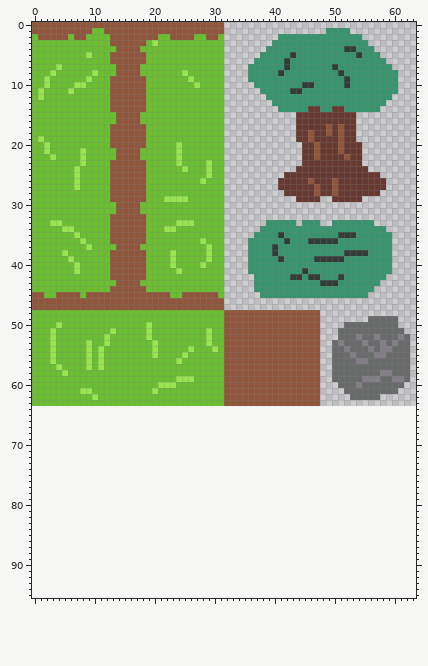
Two states of a pixel-art file, Assets/GroundSprites.aseprite. That is the earlier state.
64x64 pixels, 1 frame. The old version is drawn lined up with the new one, on the new canvas.
New version:
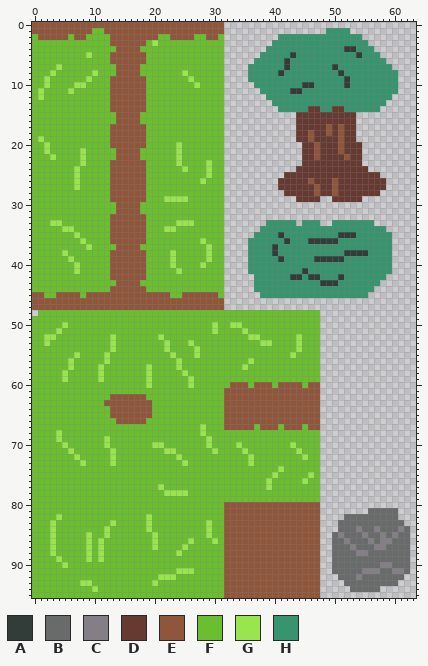
Palette (. is transparent): A #323c39  B #696a6a  C #847e87  D #663931  E #8f563b  F #6abe30  G #99e550  H #37946e
Difference:
canvas 64x64 -> 64x96
Changed rows in their new state; - is an unchanged pixel.
first column x 0:
48 .-------------------------------FFFFFFFFFFFFFFFF---------------
49 --------------------------------FFFFFFFFFFFFFFFF--------.....--
50 ----FG-------------F----------G-FGGFFFFFFFFFFFFF----.........--
51 ---FG--------F-----F---------FG-FFFGFFFFFFFFFFFF---...........-
52 --G---------FG-----F-G-------F--FFFFGGFFFFFFGFFF---............
53 --GF-----F--FG------F-G---G--F--FFFFFFGGFFFFGFFF--.............
54 ---F-----F-F-G------F-G---FG--F-FFFFFFFFFFFFGFFF--.............
55 ---F---G-F-FG-------F--G-F-G----FFFFFFFFFFFGFFFF--.............
56 ---F--G--F-FG-------------------FFFFGFFFFFFFFFFF--.............
57 ----F-G--F---------G----G-------FFFGFFFFFFFFFFFF--.............
58 -----------G-------G-----G------FFFFFFFFFFFFFFFF--.............
59 -----G-----G-------G----FF------FFFFFFFFFFFFFFFF--.............
60 -------------------G-FFF--G-----F---F---F----F-----...........-
61 --------FF----------F-------------------------------.........--
62 ----------F--EEEEEE----------------------------------.....-----
63 ------------EEEEEEEE-------------------------------------------
64 FFFFFFFFFFFFFEEEEEEEFFFFFFFFFFFFEEEEEEEEEEEEEEEE---------------
65 FFFFFFFFFFFFFEEEEEEEFFFFFFFFFFFFEEEEEEEEEEEEEEEE---------------
66 FFFFFFFFFFFFFFEEEEEFFFFFFFFFFFFFEEEEEEEEEEEEEEEE---------------
67 FFFFFFFFFFFFFFFFFFFFFFFFFFFFGFFFEEEEEFEEEFEEEFEE---------------
68 FFFFGFFFFFFFFFFFFFFFFFFFFFFFGFFFFFFFFFFFFFFFFFFF---------------
69 FFFFGFFFFFFFGFFFFFFFFFFFFFFFFGFFFFFFFFFFFFFFFFFF---------------
70 FFFFFGFFFFFFGFFFFFFFGGFFFFFFFGFFFFGFFFFFFFFGFFFF---------------
71 FFFFFFGFFFFFFGFFFFFFFFGGFFFFFFGFFFFGFFFFFFFFGFFF---------------
72 FFFFFFFGFFFFFGFFFFFFFFFFGFFFFFFFFFFFGFFFFFFFFGFF---------------
73 FFFFFFFFGFFFFGFFFFFFFFFFFGFFFFFFFFFFGFFFFFFFFFFF---------------
74 FFFFFFFFFFFFFFFFFFFFFFFFFFFFFFFFFFFFFFFFFGFFFFFF---------------
75 FFFFFFFFFFFFFFFFFFFFFFFFFFFFFFFFFFFFFFFFGFFFFFGF---------------
76 FFFFFFFFFFFFFFFFFFFFFFFFFFFFFFFFFFFFFFFGFFFFFGFF---------------
77 FFFFFFFFFFFFFFFFFFFFFGFFFFFFFFFFFFFFFFFGFFFFFFFF---------------
78 FFFFFFFFFFFFFFFFFFFFFFGGGGFFFFFFFFFFFFFFFFFFFFFF---------------
79 FFFFFFFFFFFFFFFFFFFFFFFFFFFFFFFFFFFFFFFFFFFFFFFF---------------
80 FFFFFFFFFFFFFFFFFFFFFFFFFFFFFFFFEEEEEEEEEEEEEEEE---------------
81 FFFFFFFFFFFFFFFFFFFFFFFFFFFFFFFFEEEEEEEEEEEEEEEE--------BBBBB--
82 FFFFGFFFFFFFFFFFFFFGFFFFFFFFFFFFEEEEEEEEEEEEEEEE----BBBBBBBBB--
83 FFFGFFFFFFFFFGFFFFFGFFFFFFFFFGFFEEEEEEEEEEEEEEEE---BBBBBBBBBBB-
84 FFFGFFFFFFFFGFFFFFFGFFFFFFFFFGFFEEEEEEEEEEEEEEEE---BBBCBBCBBBCB
85 FFFGFFFFFGFFGFFFFFFFGFFFFFFFFGFFEEEEEEEEEEEEEEEE--BCBBBCBBCBCBB
86 FFFGFFFFFGFGFFFFFFFFGFFFFFGFFFGFEEEEEEEEEEEEEEEE--BBCBBBCBCCBBB
87 FFFGFFFFFGFGFFFFFFFFGFFFFGFFFFFFEEEEEEEEEEEEEEEE--BBBCBBBCCBBBB
88 FFFGFFFFFGFGFFFFFFFFFFFFGFFFFFFFEEEEEEEEEEEEEEEE--BBBBCCBBBBBBB
89 FFFFGFFFFGFGFFFFFFFFFFFFFFFFFFFFEEEEEEEEEEEEEEEE--BBBBBBBBBBBBB
90 FFFFFGFFFFFFFFFFFFFFFFFFFFFFFFFFEEEEEEEEEEEEEEEE--BBBBBBBBCCBBB
91 FFFFFFFFFFFFFFFFFFFFFFFFGGGFFFFFEEEEEEEEEEEEEEEE--BBBBBCCCBBCCB
92 FFFFFFFFFFFFFFFFFFFFFGGGFFFFFFFFEEEEEEEEEEEEEEEE---BBBCBBBBBBB-
93 FFFFFFFFGGFFFFFFFFFFGFFFFFFFFFFFEEEEEEEEEEEEEEEE----BBBBBBBBB--
94 FFFFFFFFFFGFFFFFFFFFFFFFFFFFFFFFEEEEEEEEEEEEEEEE-----BBBBB-----
95 FFFFFFFFFFFFFFFFFFFFFFFFFFFFFFFFEEEEEEEEEEEEEEEE---------------
Pixel boxes of the changes (left, top, right, bottom) in both pictures:
changed: (32, 310, 410, 598)
